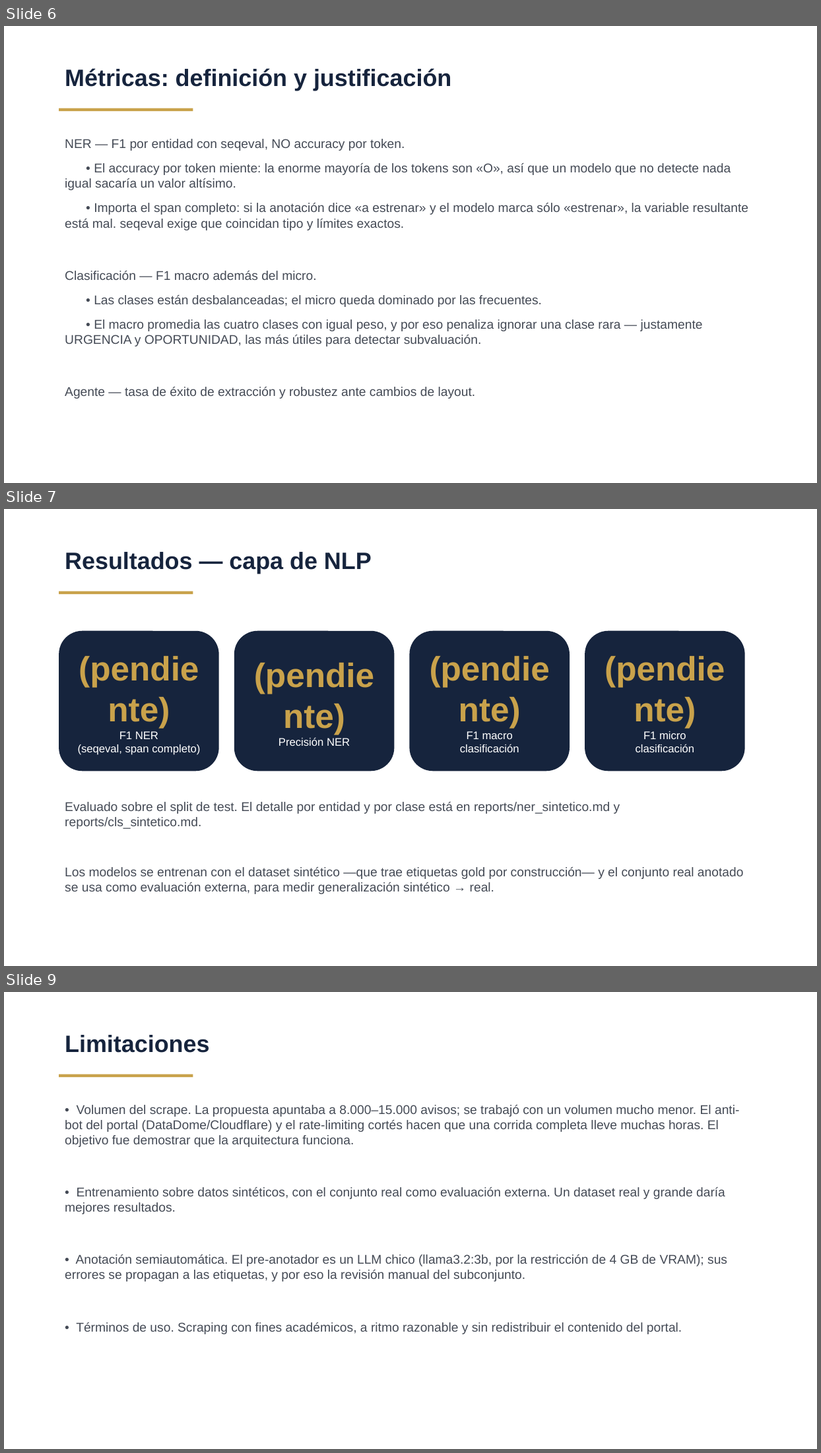
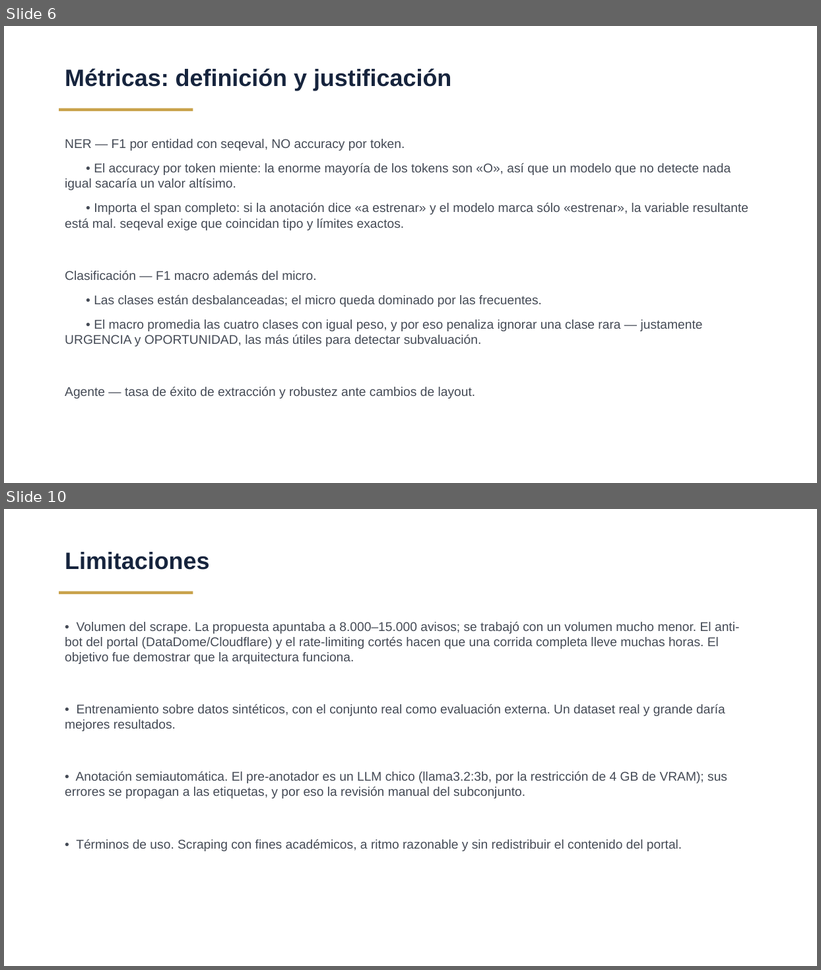
Before and after one commit to jvassarotto/agente-nlp-inmobiliario-caba, a slide deck: entregables/TP_Final_Deep_Learning_Vassarotto.pptx. Shown one above the other, each under a label of ours: slides 6, 7 and 9 before the commit, slides 6 and 10 after it; the slides between them are not shown. The pictures are 821x1453 and 821x970 pixels, drawn with LibreOffice and Linux fonts; fonts in the diff are those of the drawing. Boxes give left, top, right and bottom in pixels: in the first picture for what was removed or moved away, otherwise in the second. Text is boxed around its words. In the diff, an @@ line names an element or a change of style, - is before the commit and + after.

Commit message:
Evaluacion sobre datos reales, notebook ejecutado y presentacion
EL RESULTADO CENTRAL DEL TRABAJO: la brecha sintetico -> real

                            sintetico     real
  NER  (F1 micro, seqeval)      0.997    0.222
  CLS  (F1 macro)               0.971    0.176

Un F1 casi perfecto sobre datos sinteticos no mide que tan bueno es el modelo,
sino que tan facil es el test: los avisos se generan con plantillas y el modelo
aprende la plantilla en vez del concepto.

Los dos modelos fallan DISTINTO, y eso es informativo:
- El NER sobre-etiqueta: marca AMENITY en "ventilacion", "universidades", y un
  nombre de calle como ORIENTACION.
- El clasificador casi no dispara: precision macro 0.55 pero recall 0.16.

Caveat que se repite en todos lados: las etiquetas del conjunto real vienen del
pre-anotador LLM sin revision humana completa, sobre 105 avisos scrapeados y 65
anotados. La magnitud de la caida es solida; los valores exactos no.

Tambien en este commit:
- 105 avisos reales (80 Argenprop + 25 ZonaProp), unificados en real_caba.jsonl.
- Metrica del agente corregida: contaba los duplicados de corridas previas como
  fallos de extraccion. Ahora mide extraidos/detectados, y la deduplicacion se
  informa aparte.
- robustness.py descarta fixtures sin contenido parseable (las paginas de
  challenge del anti-bot responden 200 pero vacias).
- notebooks/demo.ipynb ejecutado: 13/13 celdas con outputs inline.
- entregables/: presentacion generada desde reports/, sin numeros escritos a mano.

Tests: 9/9.

```diff
--- a/entregables/TP_Final_Deep_Learning_Vassarotto.pptx
+++ b/entregables/TP_Final_Deep_Learning_Vassarotto.pptx
@@ slide 7 removed at bbox=[4, 509, 817, 966], background #FFFFFF @@
@@ text removed at bbox=[65, 552, 372, 574] @@
-Resultados — capa de NLP
@@ rectangle removed at bbox=[59, 591, 193, 594] @@
@@ rounded rectangle removed at bbox=[59, 631, 218, 771] @@
-(pendiente)
-F1 NER
-(seqeval, span completo)
@@ rounded rectangle removed at bbox=[234, 631, 394, 771] @@
-(pendiente)
-Precisión NER
@@ rounded rectangle removed at bbox=[410, 631, 570, 771] @@
-(pendiente)
-F1 macro
-clasificación
@@ rounded rectangle removed at bbox=[585, 631, 745, 771] @@
-(pendiente)
-F1 micro
-clasificación
@@ text removed at bbox=[65, 802, 744, 894] @@
-Evaluado sobre el split de test. El detalle por entidad y por clase está en reports/ner_sintetico.md y reports/cls_sintetico.md.
-Los modelos se entrenan con el dataset sintético —que trae etiquetas gold por construcción— y el conjunto real anotado se usa como evaluación externa, para medir generalización sintético → real.
@@ what was slide 9 is now slide 10 @@
```
Also in this commit, not shown: 1 slide changed, 2 slides added, 16 other files.
